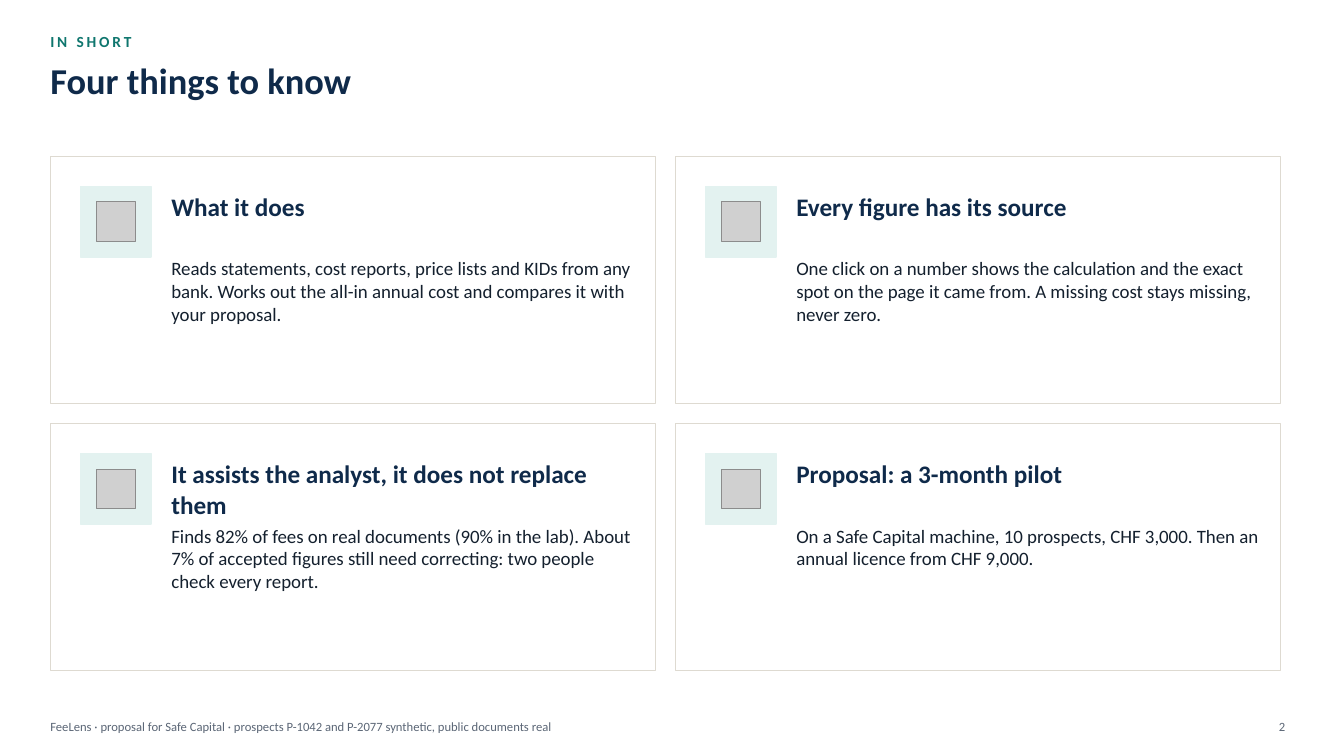
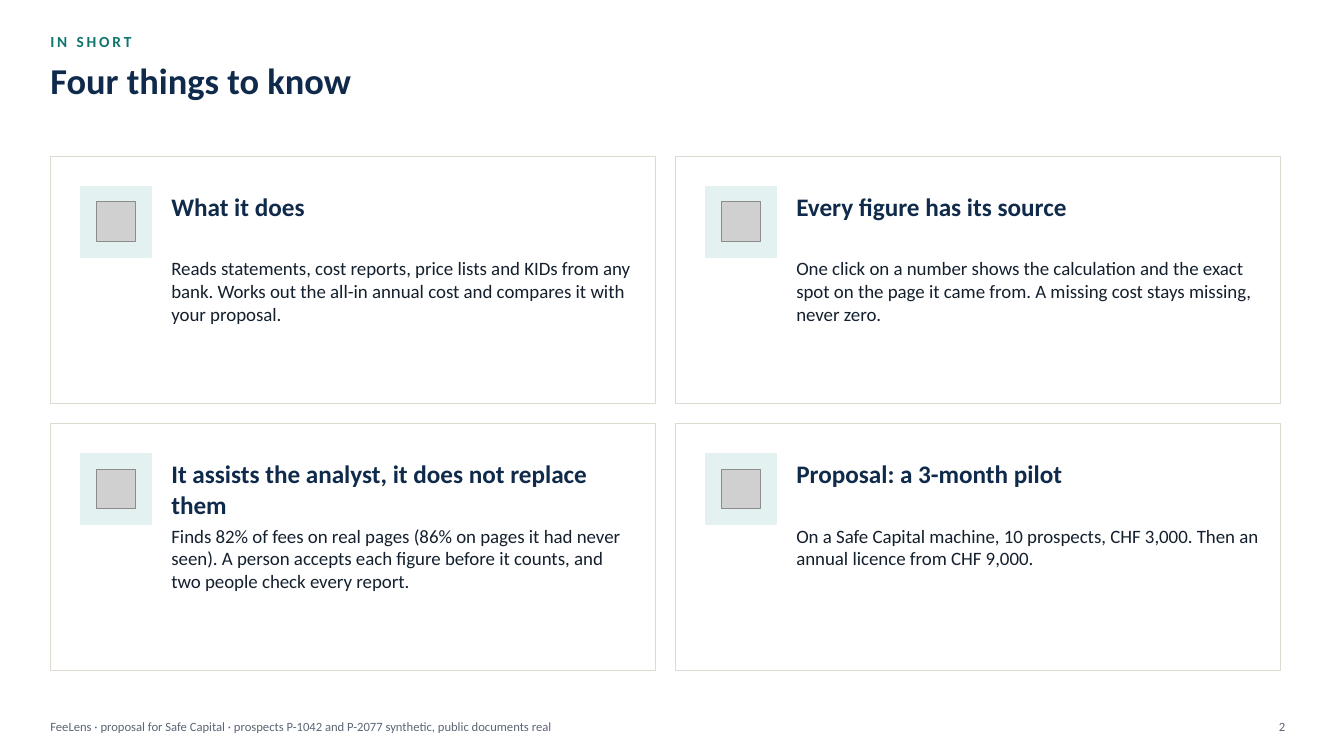
Before and after one commit to rossotti-alessandro/PortfolioCostEngine, a slide deck: slide 2 of slides/FeeLens_Proposal_EN.pptx. Drawn at 1344x756 pixels with LibreOffice and Linux fonts; fonts in the diff are those of the drawing; grey boxes stand for pictures. Boxes give left, top, right and bottom in pixels: in the first picture for what was removed or moved away, otherwise in the second. Text is boxed around its words. In the diff, an @@ line names an element or a change of style, - is before the commit and + after.

```diff
--- a/slides/FeeLens_Proposal_EN.pptx
+++ b/slides/FeeLens_Proposal_EN.pptx
@@ text at (171, 529, 620, 591): text changed @@
-Finds 82% of fees on real documents (90% in the lab). About 7% of accepted figures still need correcting: two people check every report.
+Finds 82% of fees on real pages (86% on pages it had never seen). A person accepts each figure before it counts, and two people check every report.
```
Also in this commit, not shown: 16 other slides changed, 2 slides added, 36 other files.
